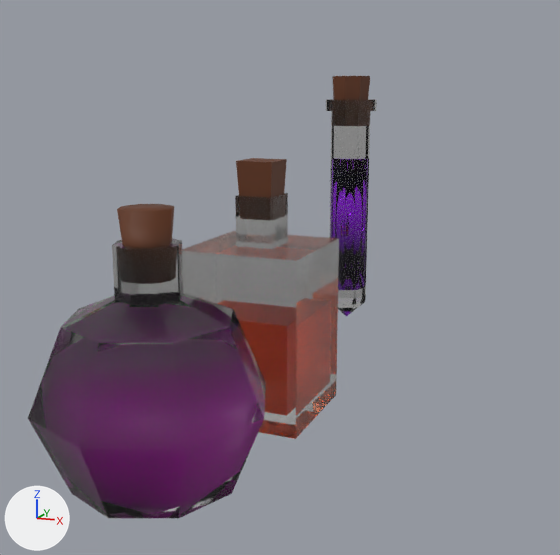
Before and after pictures for a commit that changed the Blender file Resource/Model/untitled.blend.
Before and after are seen from a camera (50 mm lens) standing at (3.29, -5.19, 2.46) and looking at (-0.92, 4.95, -0.11). Arrows for +X, +Y and +Z are at lower left; the lights stay in place. The first picture is the older version.
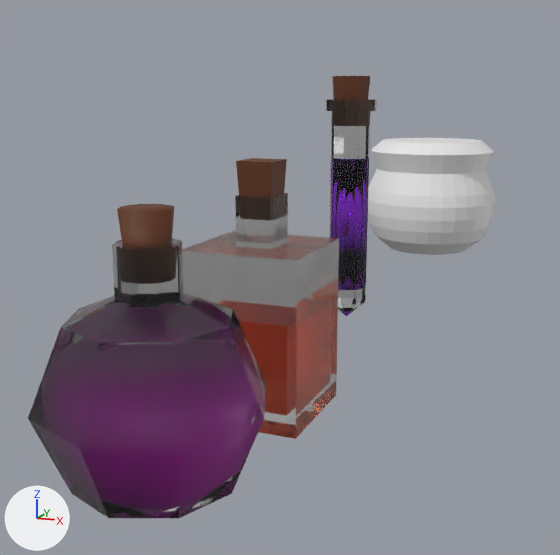
Pixel boxes (x1, y1, x2, y2) of what changed, in the pictures (560 x 555 px):
'Cylinder.006', added
    after: (368, 138, 495, 255)

The edits, one by one:
Mesh me_cylinder_003 is new.
It has 288 vertices, 258 faces and spans x -1.31..1.31, y -1.31..1.31, z -1.22..1.0.
Object 'Cylinder.006' (ob_cylinder_006) is new; it shows me_cylinder_003.
Its location is (0.0, 10.83, 0.57).
